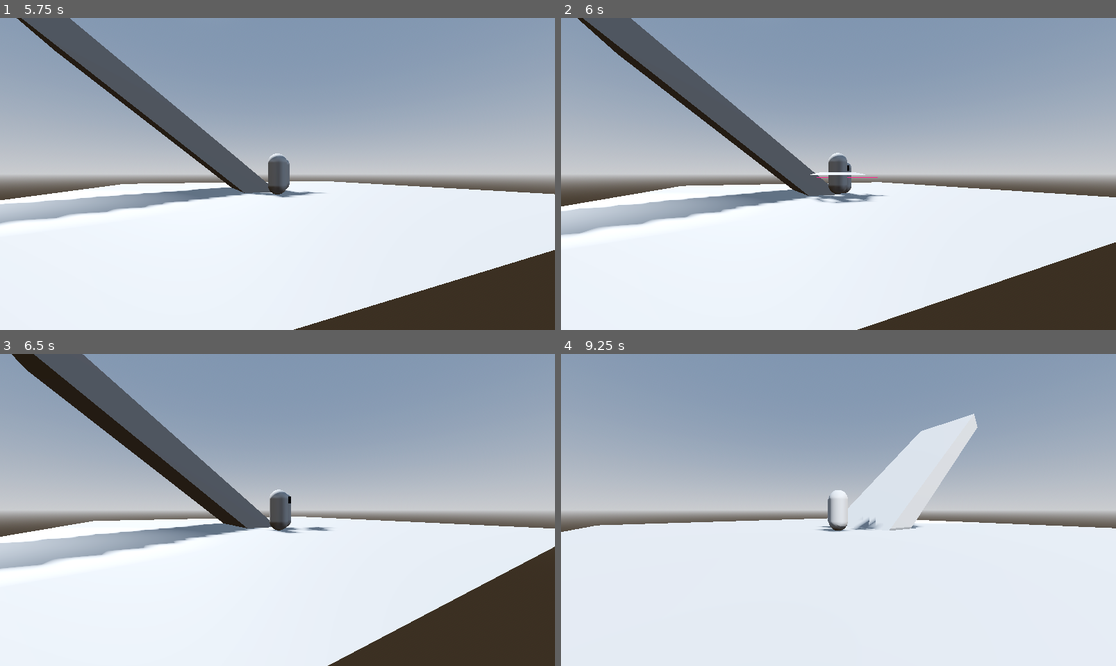
Above: before the commit, frames 1-4 (two rows, left to right).
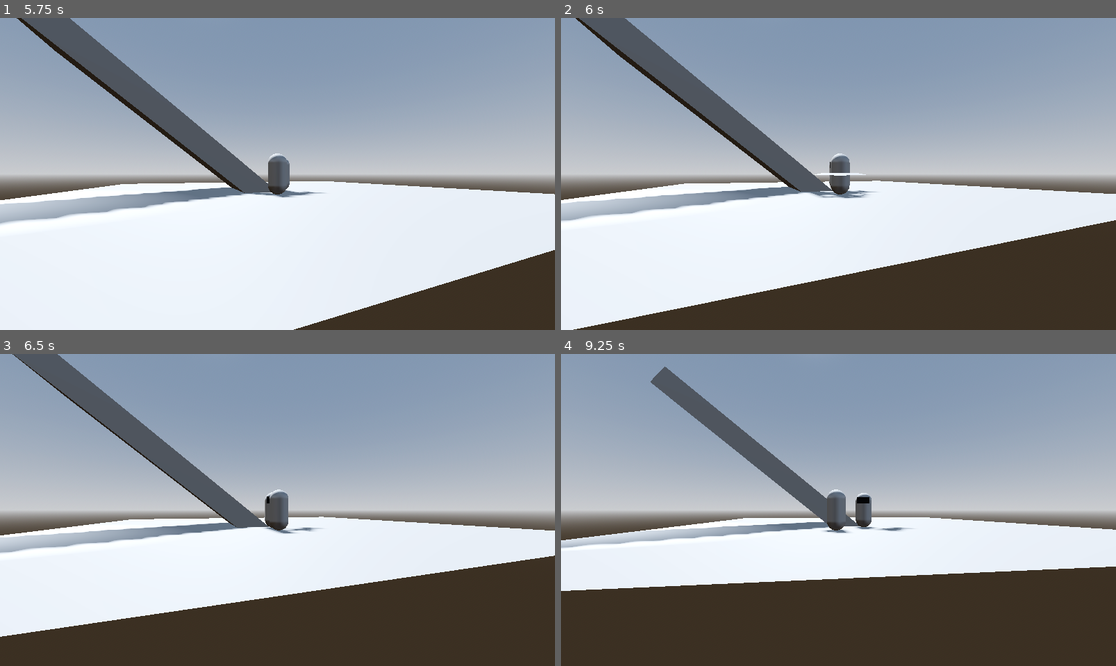
Above: after the commit, the same moments.

Repository: geekazodium/test-3d-project
Game: Godot game, scene res://world/test_scene.tscn
The game is run twice, just before and just after one commit, with the same random seed, the same clock (stepped at 60 frames per second) and the same inputs.
Inputs:
- Up to frame 1 (5.75 s): hold D (move_right) 0.53-1.28 s; tap Space (block) at 0.6, 1.35, 2.3, 2.85, 3.6, 4.55, 5.1 s; hold S (move_backward) 1.28-2.03 s; hold D (move_right) 2.03-2.78 s; tap Ctrl (sprint) at 2.1, 4.35 s; hold W (move_forward) 2.78-3.53 s; hold A (move_left) 3.53-5.03 s; hold S (move_backward) from 5.03 s (still down)
- Up to frame 2 (6 s): release S (move_backward) at 5.78 s; hold D (move_right) from 5.78 s (still down); tap Space (block) at 5.85 s
- Up to frame 3 (6.5 s): keep holding D (move_right)
- Up to frame 4 (9.25 s): release D (move_right) at 6.53 s; hold W (move_forward) 6.53-7.28 s; tap Ctrl (sprint) at 6.6, 8.85 s; tap Space (block) at 6.8, 7.35, 8.1, 9.05 s; hold D (move_right) 7.28-8.03 s; hold S (move_backward) 8.03-8.78 s; hold A (move_left) from 8.78 s (still down)

Frame 1 is identical in both runs. In frame 2, 15% of the frame differs, in the area x 0-100%, y 0-100%; in frame 3, 21%; in frame 4, 37%, in the area x 0-100%, y 4-100%.

Commit message:
tweak: parry depends on a/d keys + button

Diff:
--- a/player/player_character_body.gd
+++ b/player/player_character_body.gd
@@ -45,22 +45,32 @@
 			self.block_cd_timer.start();
 			self.block_active_timer.start();
 			self.block_direction = self.movement_direction.last_nonzero_user_input;
+			if sign(Input.get_axis("move_right","move_left")) < 0:
+				self.parry_r = true;
+				self.parry_l = false;
+			elif sign(Input.get_axis("move_right","move_left")) > 0:
+				self.parry_r = false;
+				self.parry_l = true;
+			else:
+				self.parry_l = false;
+				self.parry_r = false;
+
+var parry_l: bool;
+var parry_r: bool;
 
 func attempt_hit(attack: Attack, knockback: Vector3, stun: float) -> void:
 	var pos_diff = (attack.global_position - self.global_position) * Vector3(1,0,1);
 	pos_diff = pos_diff.normalized();
 
-	var max_angle: float = PI/3;
+	var d: Vector3 = Vector3(block_direction.x,0,block_direction.y).normalized();
 
-	var l_block_dir = pos_diff.rotated(Vector3.UP,PI/2);
-	var r_block_dir = pos_diff.rotated(Vector3.UP,-PI/2);
+	var max_angle: float = PI * 4/5;
+	if d.dot(pos_diff) < cos(max_angle):
+		return;
 
-	var d: Vector3 = Vector3(block_direction.x,0,block_direction.y).normalized();
-	var blocking_l: bool = l_block_dir.dot(d) > cos(max_angle);
-	var blocking_r: bool = r_block_dir.dot(d) > cos(max_angle);
 	if !self.block_active_timer.is_stopped():
-		if (attack.l_blockable && blocking_l) ||\
-		(attack.r_blockable && blocking_r):
+		if (attack.l_blockable && self.parry_l) ||\
+		(attack.r_blockable && self.parry_r):
 			(attack.get_parent().get_parent() as UMCharacterBody3D).velocity = knockback * Vector3(-1,1,-1);
 			self.block_cd_timer.stop();
 			self.block_active_timer.stop();
